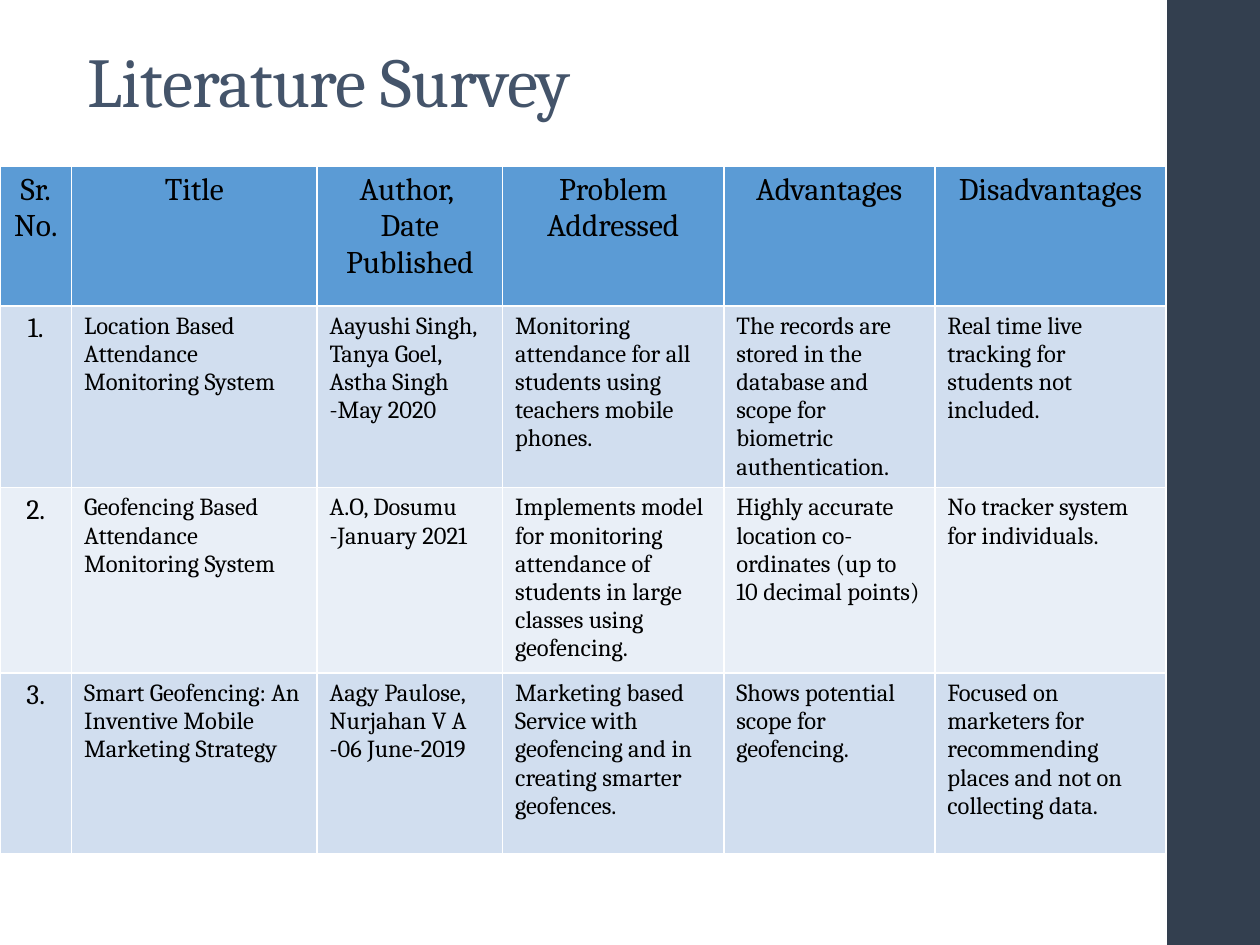
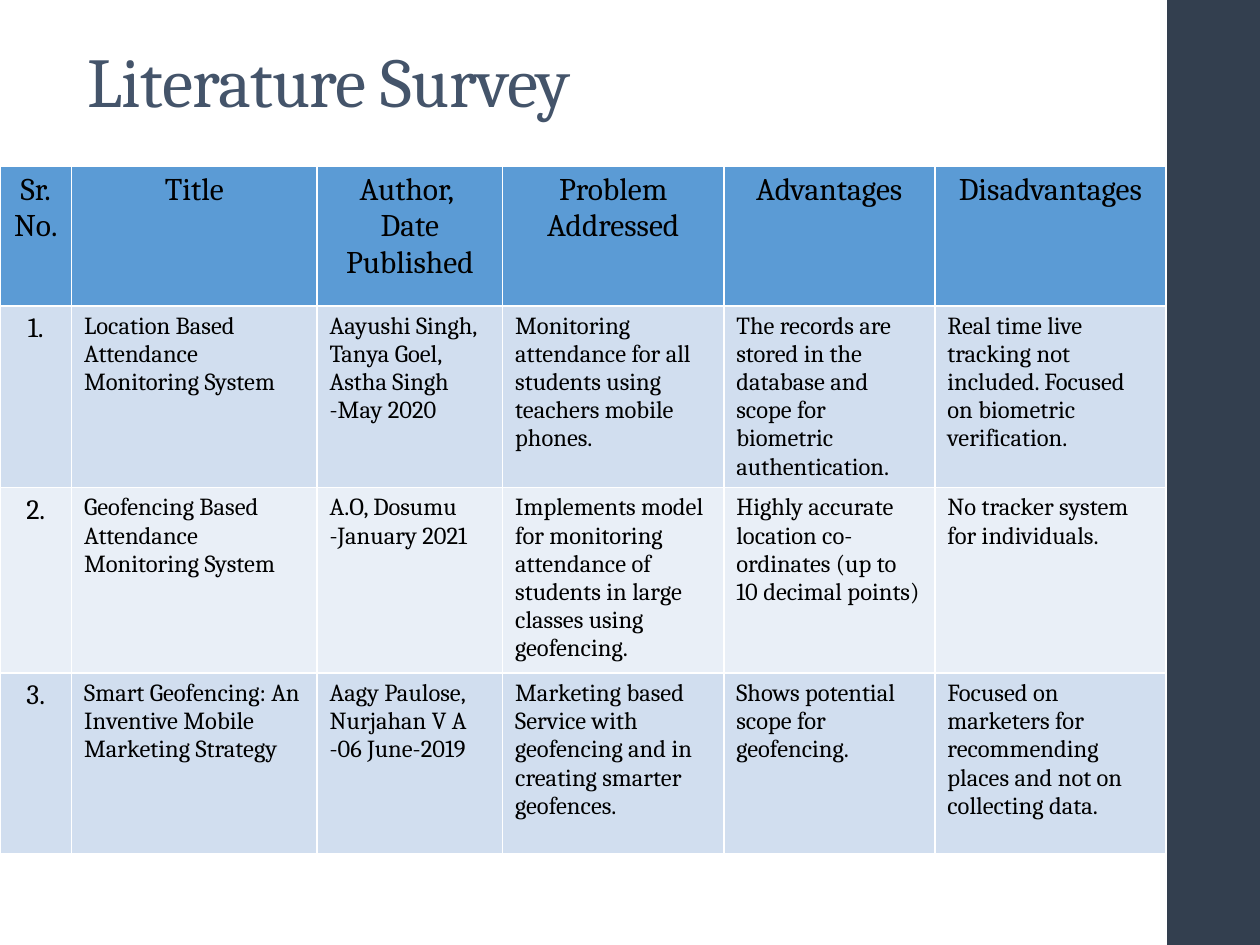
Before and after one commit to nishant-patil-280/Major-Project, a slide deck: slide 6 of docs/major project main ppt.pptx. Drawn at 1260x945 pixels with LibreOffice and Linux fonts; fonts in the diff are those of the drawing. Boxes give left, top, right and bottom in pixels: in the first picture for what was removed or moved away, otherwise in the second. Text is boxed around its words. In the diff, an @@ line names an element or a change of style, - is before the commit and + after.

```diff
--- a/docs/major project main ppt.pptx
+++ b/docs/major project main ppt.pptx
@@ table at bbox=[0, 166, 1168, 902] @@
-row 2, column 6: Real time live tracking for students not included.
+row 2, column 6: Real time live tracking not included. Focused on biometric verification.
```
Also in this commit, not shown: 3 other slides changed.
